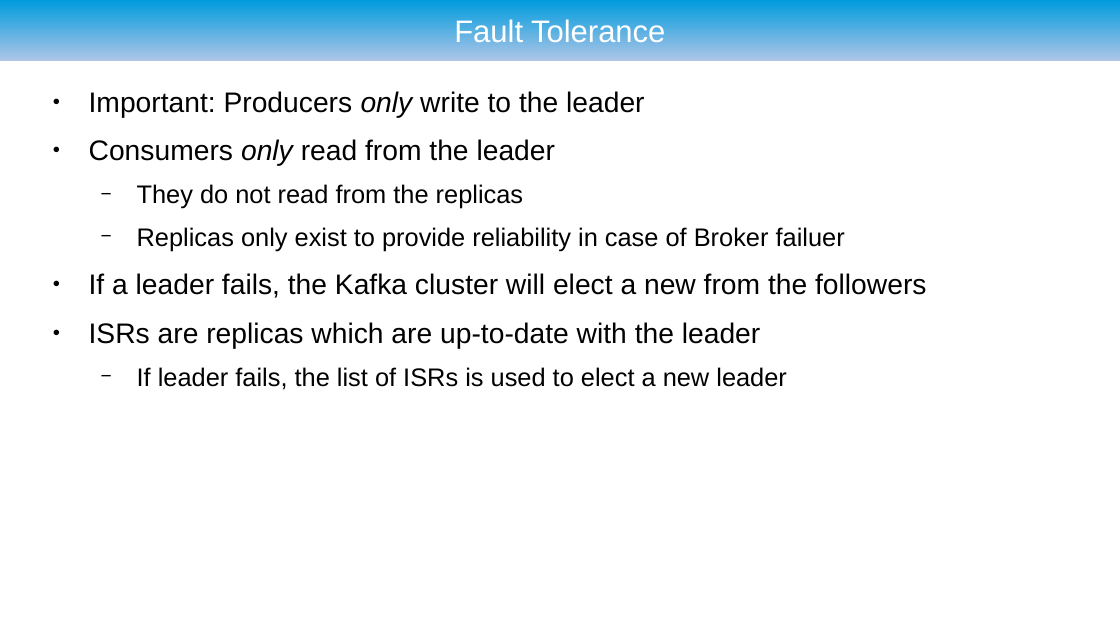
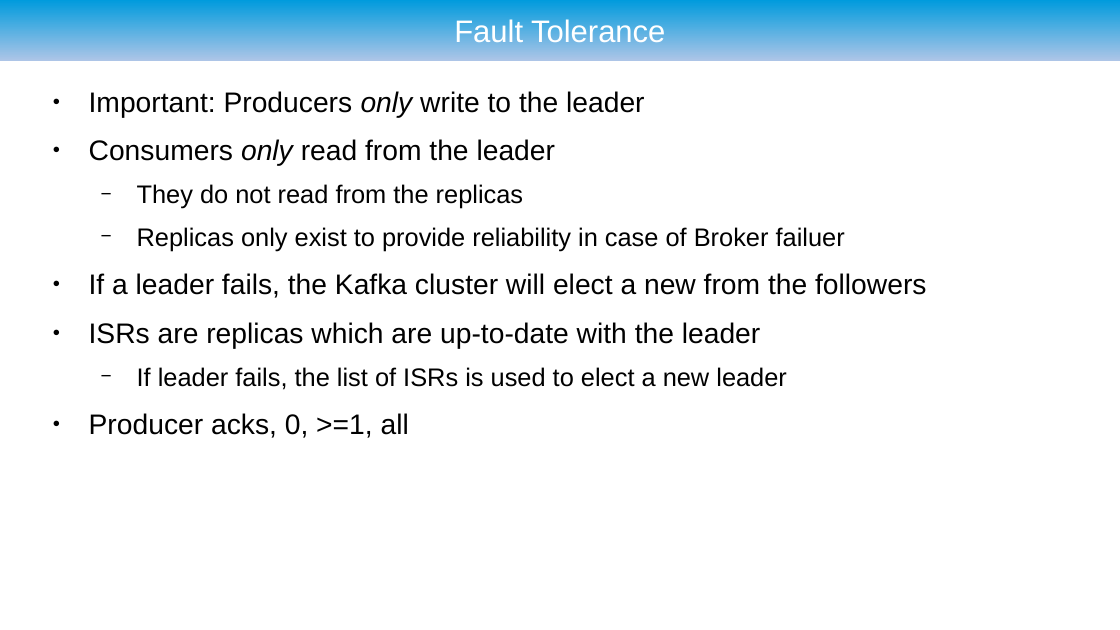
Before and after one commit to ryzlab/kafka-kompetensdag, a slide deck: slide 32 of doc/presentation.odp (slide 22 before the commit). Drawn at 1120x630 pixels with LibreOffice and Linux fonts; fonts in the diff are those of the drawing; background and template pictures are left out. Boxes give left, top, right and bottom in pixels: in the first picture for what was removed or moved away, otherwise in the second. Text is boxed around its words. In the diff, an @@ line names an element or a change of style, - is before the commit and + after.

```diff
--- a/doc/presentation.odp
+++ b/doc/presentation.odp
@@ text at <box>89,413,409,438</box>: paragraph added @@
+● Producer acks, 0, >=1, all
```
Also in this commit, not shown: 8 other slides changed, 4 slides added, 5 other files.
